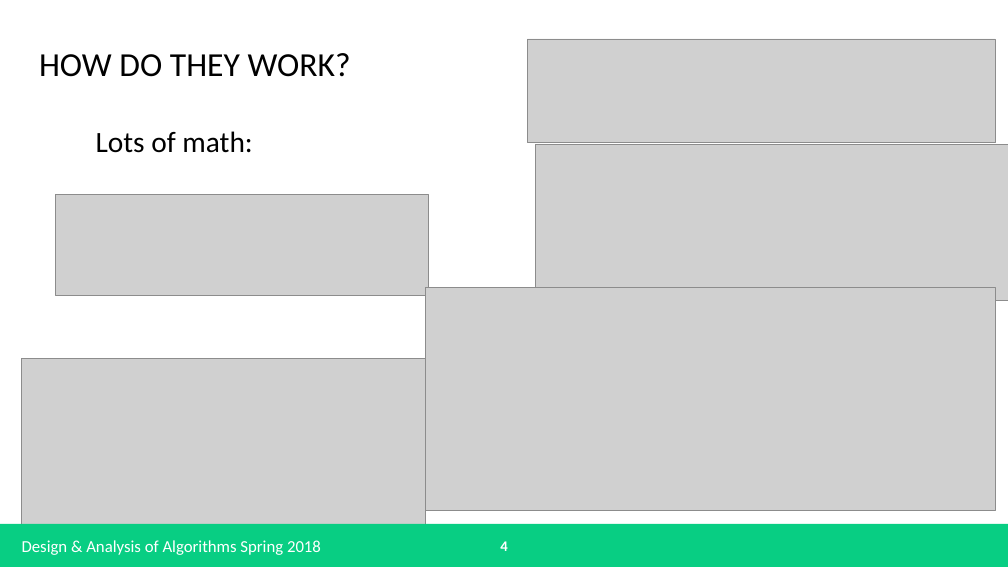
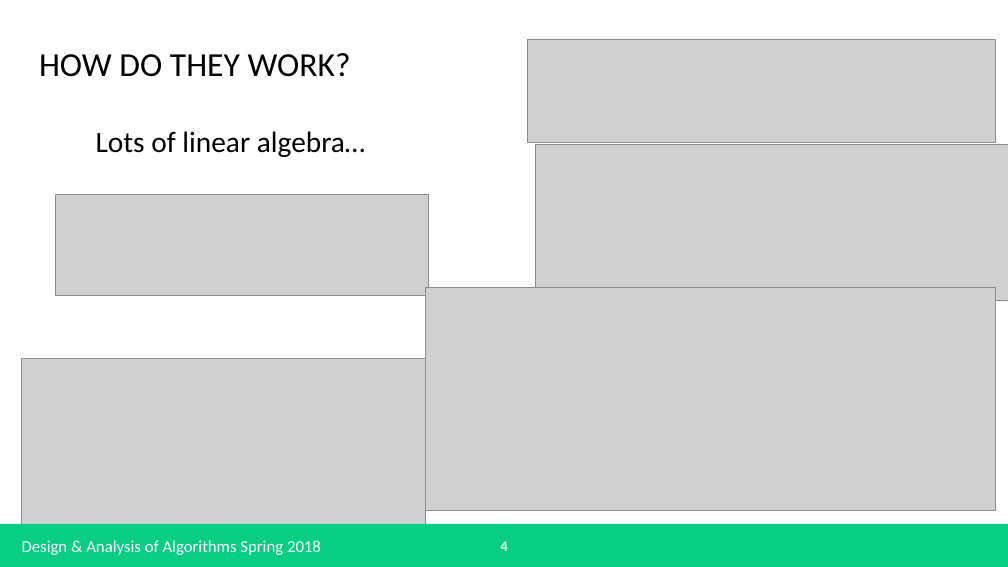
Before and after one commit to bryangreener/School, a slide deck: slide 4 of Spring 2018/Design and Analysis of Algorithms/Research Project/Presentation/Presentation.pptx. Drawn at 1008x567 pixels with LibreOffice and Linux fonts; fonts in the diff are those of the drawing; grey boxes stand for pictures. Boxes give left, top, right and bottom in pixels: in the first picture for what was removed or moved away, otherwise in the second. Text is boxed around its words. In the diff, an @@ line names an element or a change of style, - is before the commit and + after.

```diff
--- a/Spring 2018/Design and Analysis of Algorithms/Research Project/Presentation/Presentation.pptx
+++ b/Spring 2018/Design and Analysis of Algorithms/Research Project/Presentation/Presentation.pptx
@@ text at (96,131,365,157): text changed @@
-Lots of math:
+Lots of linear algebra…
```
Also in this commit, not shown: 8 other slides changed, 2 slides removed, 17 other files.
